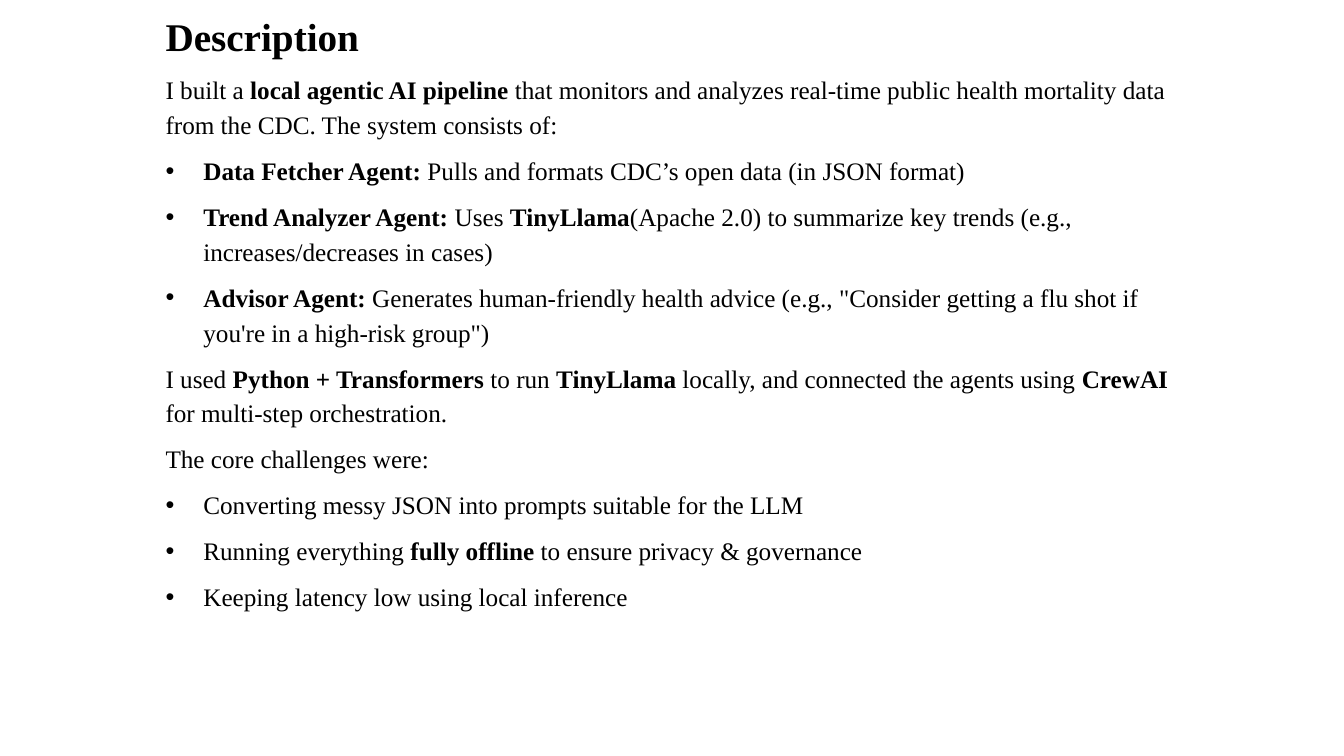
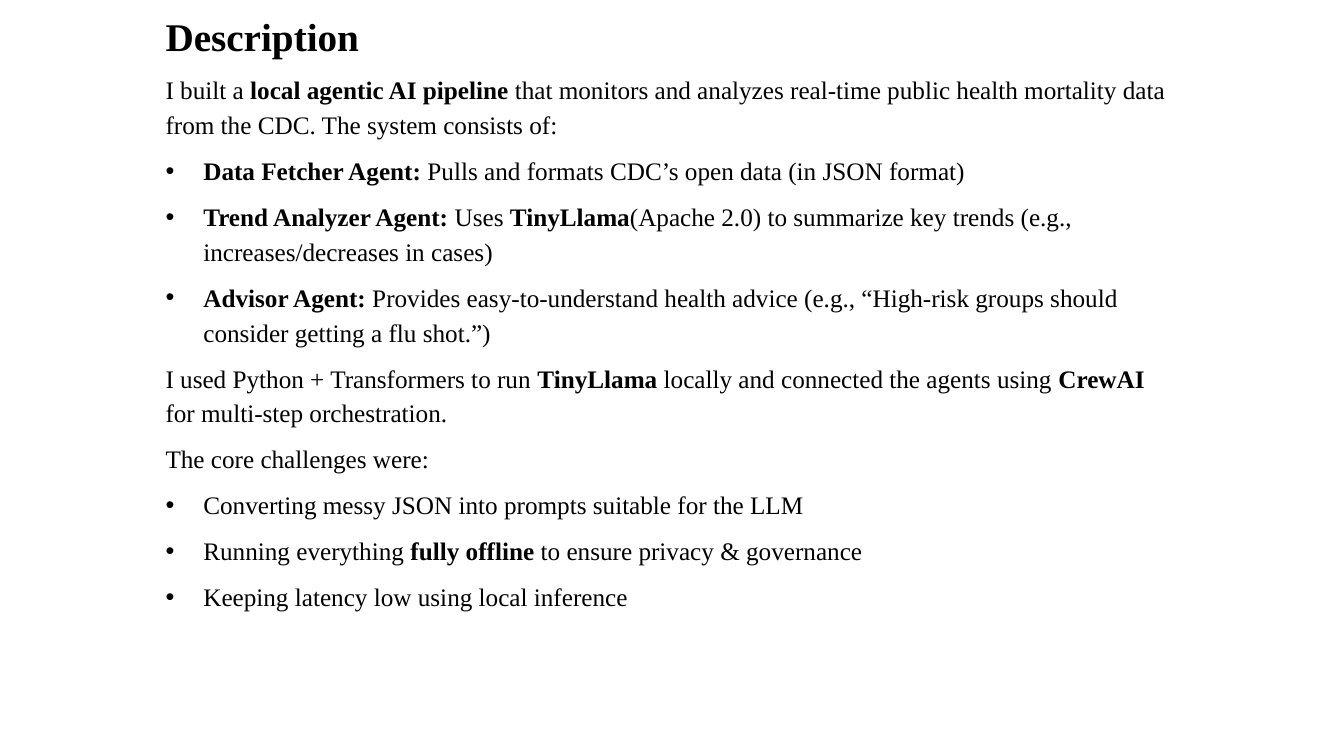
Before and after one commit to alkleela-ts/agentic-ai-demo, a slide deck: slide 2 of agenticai.pptx. Drawn at 1344x756 pixels with LibreOffice and Linux fonts; fonts in the diff are those of the drawing. Boxes give left, top, right and bottom in pixels: in the first picture for what was removed or moved away, otherwise in the second. Text is boxed around its words. In the diff, an @@ line names an element or a change of style, - is before the commit and + after.

```diff
--- a/agenticai.pptx
+++ b/agenticai.pptx
@@ text at bbox=[166, 289, 1144, 428]: text changed @@
-• Advisor Agent: Generates human-friendly health advice (e.g., "Consider getting a flu shot if you're in a high-risk group")
-I used Python + Transformers to run TinyLlama locally, and connected the agents using CrewAI for multi-step orchestration.
+• Advisor Agent: Provides easy-to-understand health advice (e.g., “High-risk groups should consider getting a flu shot.”)
+I used Python + Transformers to run TinyLlama locally and connected the agents using CrewAI for multi-step orchestration.
```
Also in this commit, not shown: 2 other slides changed, 2 slides added, 2 slides removed.
